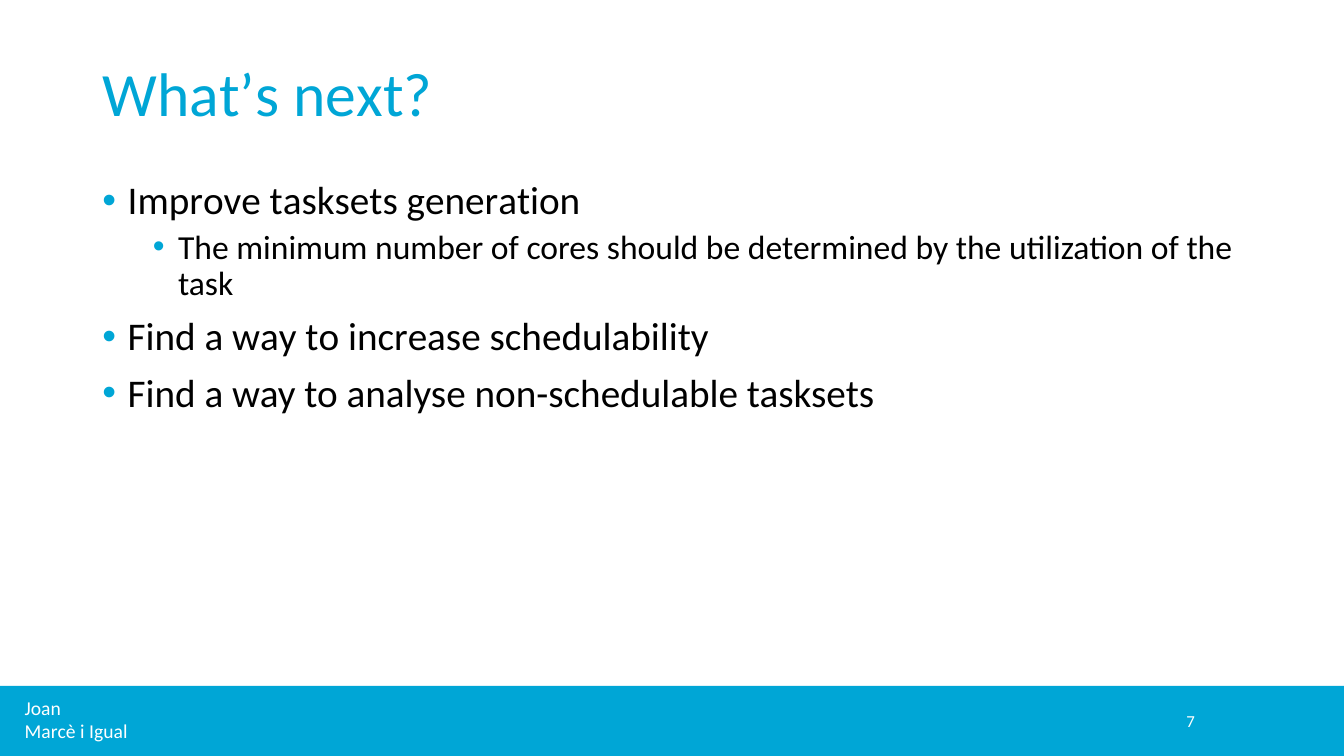
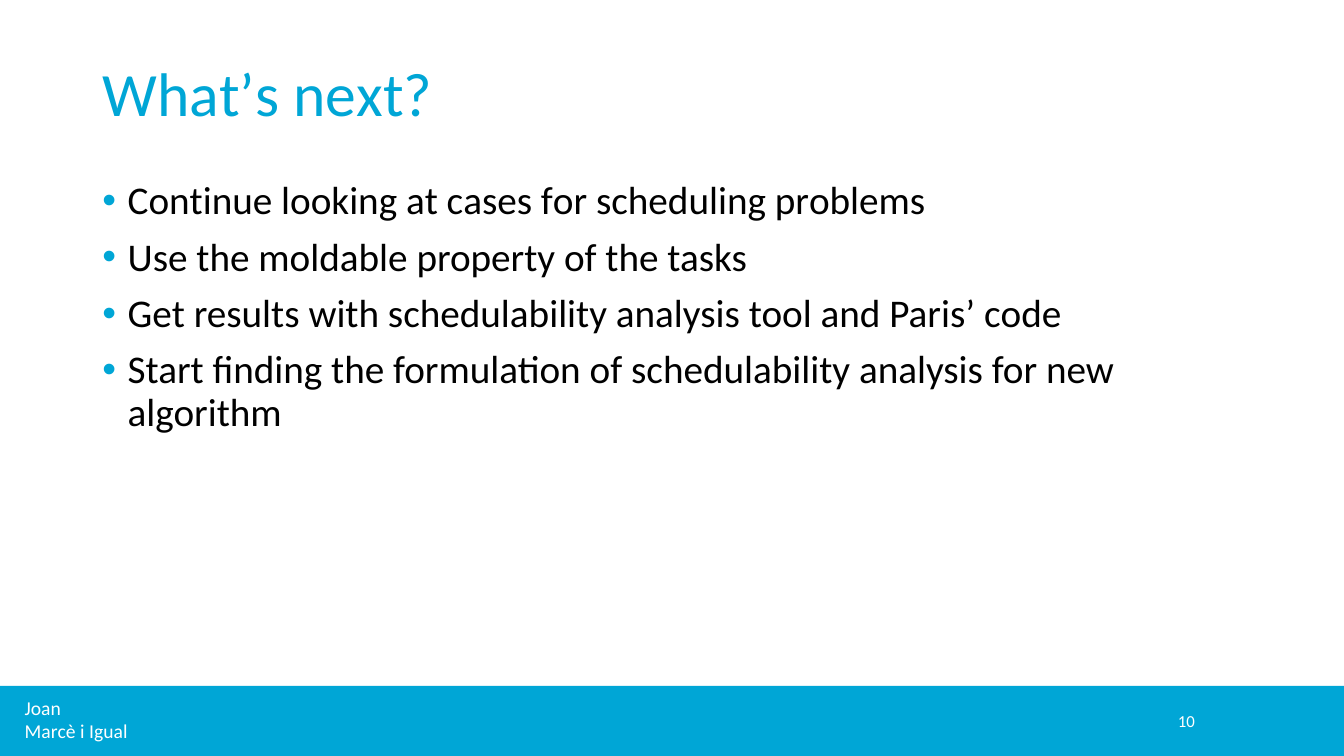
Before and after one commit to jmigual/APATeoria, a slide deck: slide 10 of Notes/TFM_presentations/2020_03_09/2020_03_09.pptx (slide 7 before the commit). Drawn at 1344x756 pixels with LibreOffice and Linux fonts; fonts in the diff are those of the drawing; background and template pictures are left out. Boxes give left, top, right and bottom in pixels: in the first picture for what was removed or moved away, otherwise in the second. Text is boxed around its words. In the diff, an @@ line names an element or a change of style, - is before the commit and + after.

```diff
--- a/Notes/TFM_presentations/2020_03_09/2020_03_09.pptx
+++ b/Notes/TFM_presentations/2020_03_09/2020_03_09.pptx
@@ text at (x1=128, y1=186, x2=1114, y2=433): text changed @@
-• Improve tasksets generation
-  • The minimum number of cores should be determined by the utilization of the task
-• Find a way to increase schedulability
-• Find a way to analyse non-schedulable tasksets
+• Continue looking at cases for scheduling problems
+• Use the moldable property of the tasks
+• Get results with schedulability analysis tool and Paris’ code
+• Start finding the formulation of schedulability analysis for new algorithm
@@ page number at (x1=1178, y1=716, x2=1195, y2=727): text changed @@
-7
+10
```
Also in this commit, not shown: 2 other slides changed, 3 slides added.
